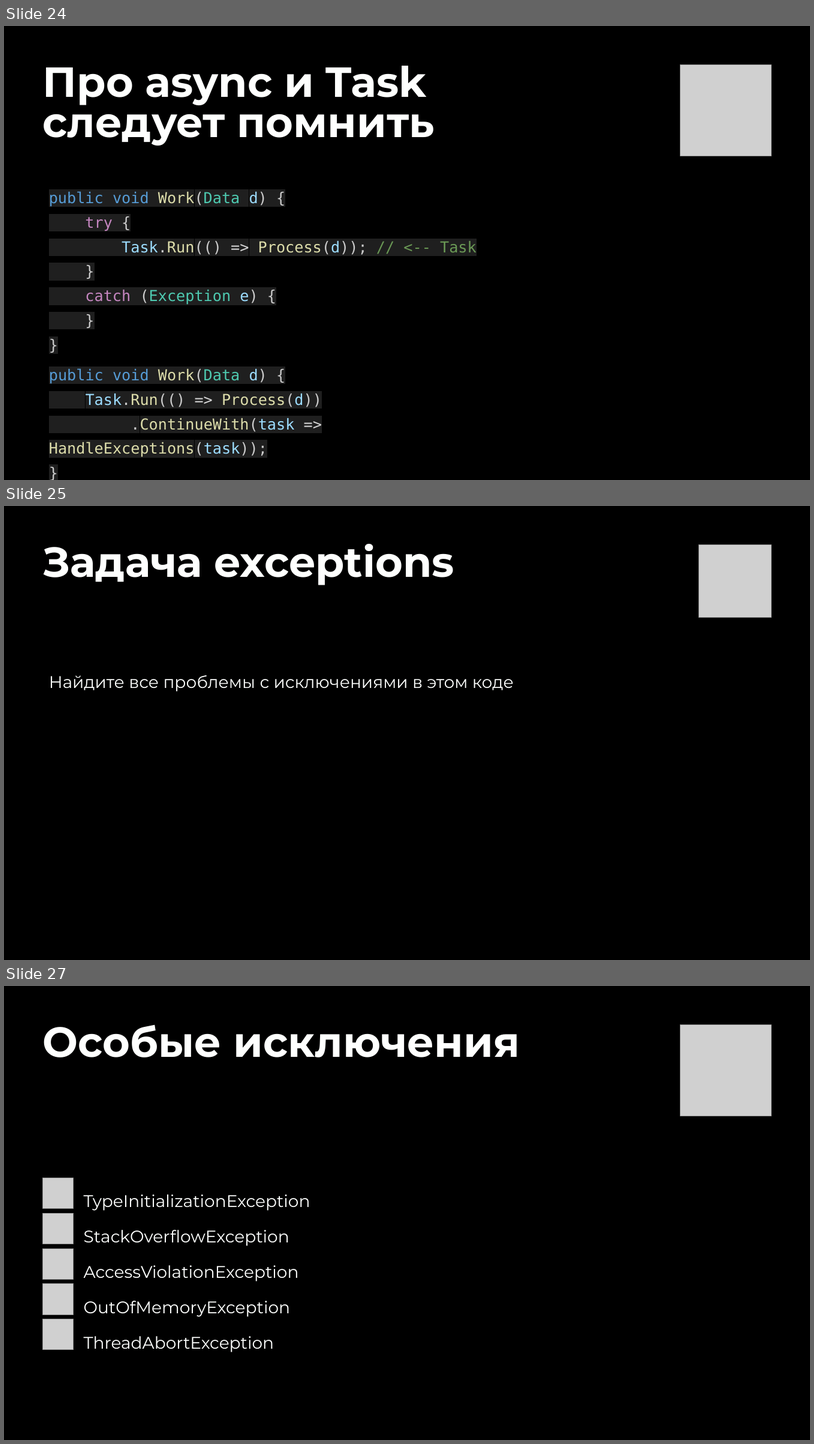
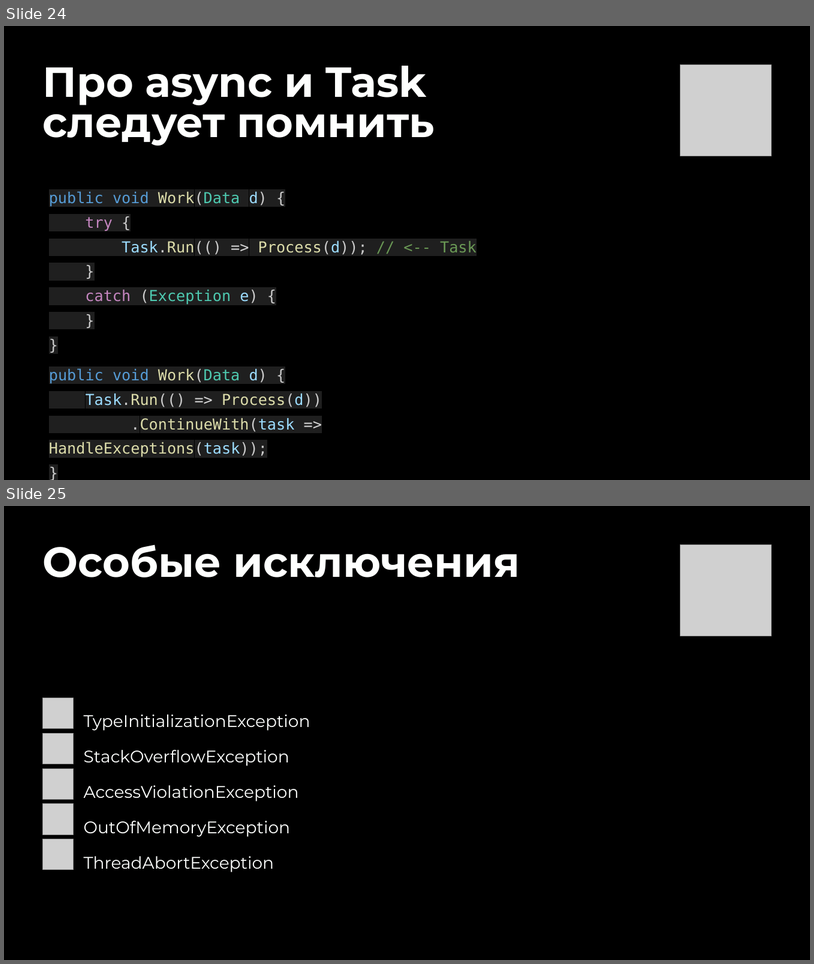
Before and after one commit to kontur-courses/exceptions, a slide deck: exceptions.pptx. Shown one above the other, each under a label of ours: slides 24, 25 and 27 before the commit, slides 24 and 25 after it; the slides between them are not shown. The pictures are 814x1444 and 814x964 pixels, drawn with LibreOffice and Linux fonts; fonts in the diff are those of the drawing; grey boxes stand for pictures. Boxes give left, top, right and bottom in pixels: in the first picture for what was removed or moved away, otherwise in the second. Text is boxed around its words. In the diff, an @@ line names an element or a change of style, - is before the commit and + after.

```diff
--- a/exceptions.pptx
+++ b/exceptions.pptx
@@ slide 25 removed at (4, 506, 810, 960), background #000000 @@
@@ title removed at (43, 544, 455, 585) @@
-Задача exceptions
@@ picture removed at (699, 545, 771, 618) @@
@@ text removed at (49, 675, 514, 691) @@
-Найдите все проблемы с исключениями в этом коде
@@ what was slide 27 is now slide 25 @@
```
Also in this commit, not shown: 5 slides changed, 45 slides added, 1 other slide removed.
